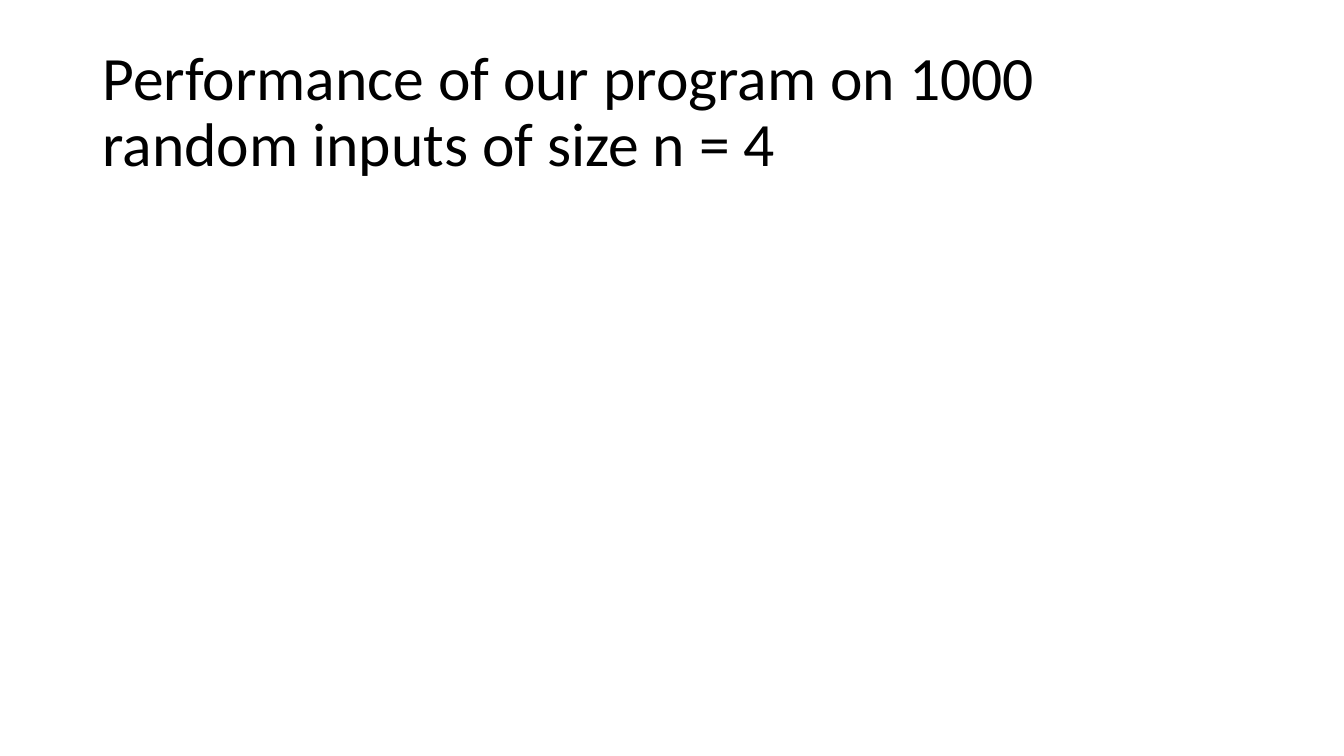
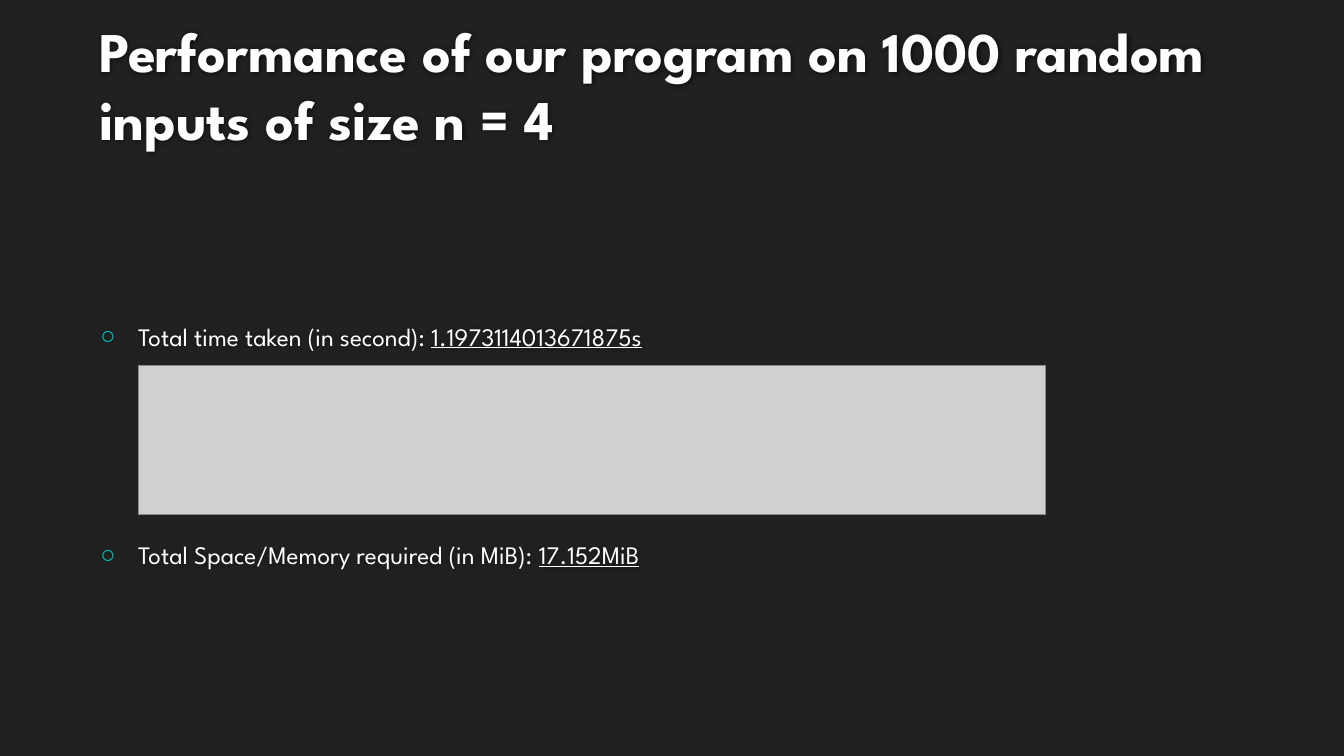
Before and after one commit to nishitmehta1/COT5405_DAA_GroupProgramming1, a slide deck: slide 3 of GP_Presentation.pptx. Drawn at 1344x756 pixels with LibreOffice and Linux fonts; fonts in the diff are those of the drawing; grey boxes stand for pictures; background and template pictures are left out. Boxes give left, top, right and bottom in pixels: in the first picture for what was removed or moved away, otherwise in the second. Text is boxed around its words. In the diff, an @@ line names an element or a change of style, - is before the commit and + after.

```diff
--- a/GP_Presentation.pptx
+++ b/GP_Presentation.pptx
@@ background #FFFFFF to #212121 @@
@@ title "Performance of our program on ...": place and size @@
-title "Performance of our program on ..." at (102,57,1034,176)
+title "Performance of our program on ..." at (99,33,1204,152)
@@ title "Performance of our program on ..." at (99,33,1204,152): size 44 to 40 pt, font Calibri to League Spartan, text colour #000000 to #FEFEFE, bold on; line spacing 0.9 to 1; vertical alignment middle to bottom @@
@@ text added at (138,328,641,570), 18 pt, text #FFFFFF @@
+○ Total time taken (in second): 1.1973114013671875s
+○ Total Space/Memory required (in MiB): 17.152MiB
@@ picture added at (138,366,1046,515) @@
```
Also in this commit, not shown: 12 other slides changed, 1 other file.
